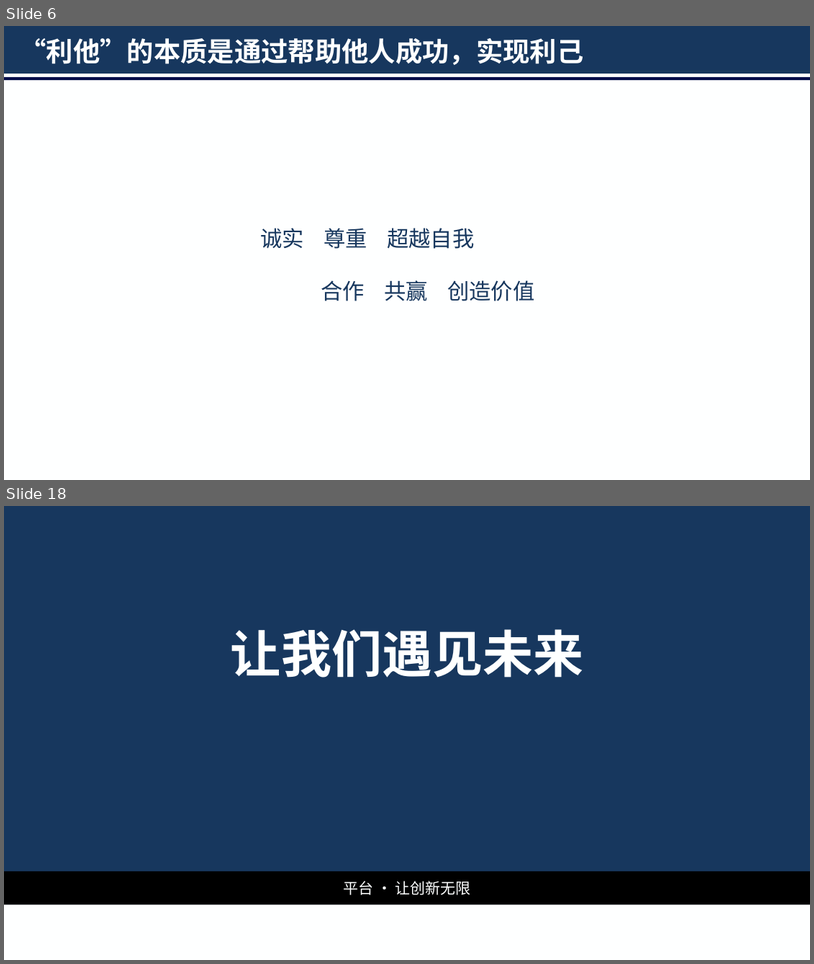
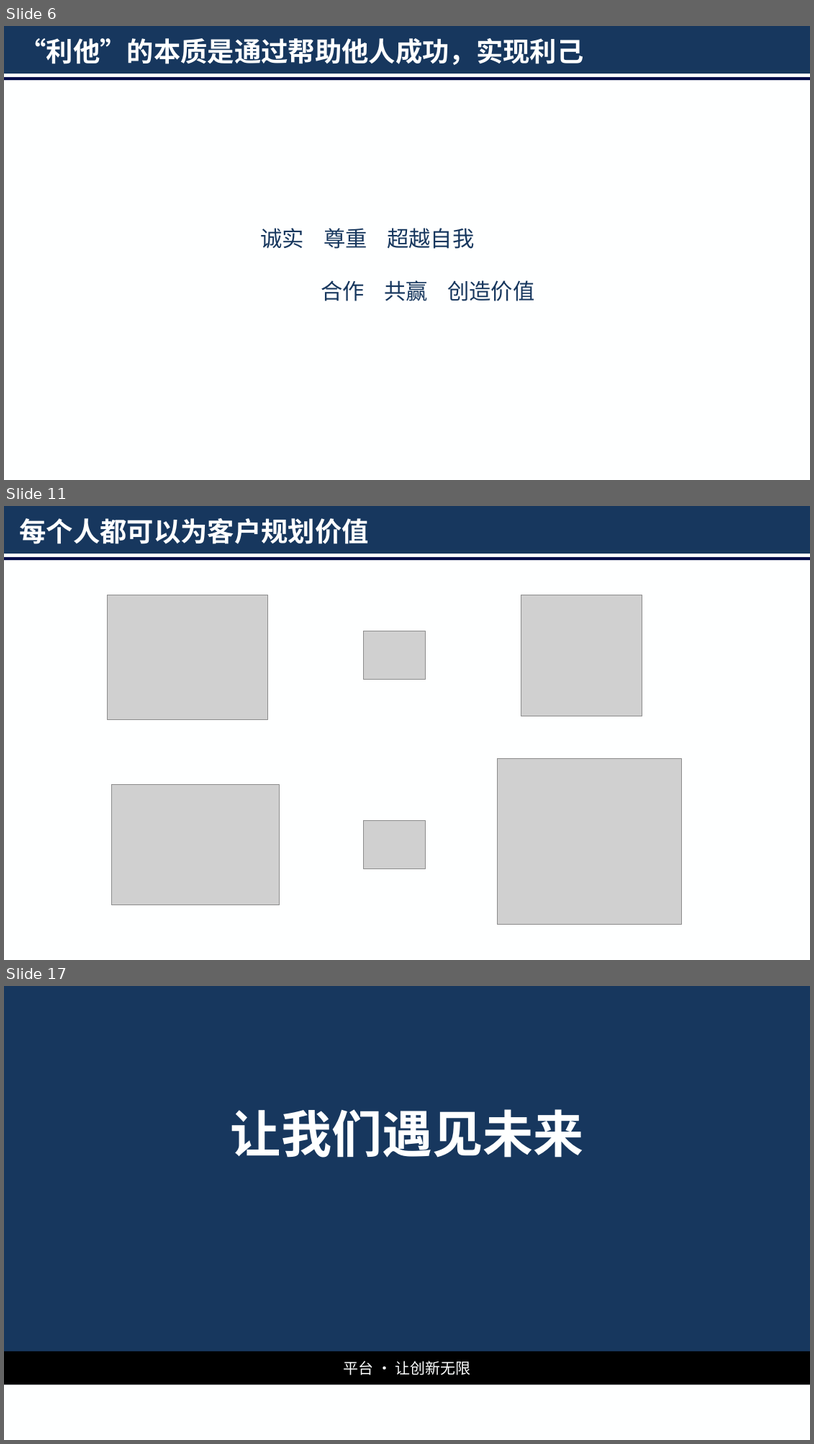
Before and after one commit to Jinzy/Primetonkb, a slide deck: 经验技巧总结/演讲：客户价值规划/客户价值规划.pptx. Shown one above the other, each under a label of ours: slides 6 and 18 before the commit, slides 6, 11 and 17 after it; the slides between them are not shown. The pictures are 814x964 and 814x1444 pixels, drawn with LibreOffice and Linux fonts; fonts in the diff are those of the drawing; grey boxes stand for pictures; background and template pictures are left out. Boxes give left, top, right and bottom in pixels: in the first picture for what was removed or moved away, otherwise in the second. Text is boxed around its words. In the diff, an @@ line names an element or a change of style, - is before the commit and + after.

```diff
--- a/经验技巧总结/演讲：客户价值规划/客户价值规划.pptx
+++ b/经验技巧总结/演讲：客户价值规划/客户价值规划.pptx
@@ slide 11 added at <box>4,506,810,960</box>, background #FEFFFF; not listed: 2 template elements that a slide beside it also shows @@
@@ title added at <box>19,518,368,544</box>, 32 pt, text #FEFFFF, bold @@
+每个人都可以为客户规划价值
@@ picture added at <box>108,595,268,720</box> @@
@@ picture added at <box>522,595,643,716</box> @@
@@ picture added at <box>364,631,426,680</box> @@
@@ picture added at <box>498,759,682,924</box> @@
@@ picture added at <box>112,785,279,905</box> @@
@@ picture added at <box>364,821,426,869</box> @@
@@ what was slide 18 is now slide 17 @@
```
Also in this commit, not shown: 2 slides changed, 8 other slides added, 10 slides removed.
